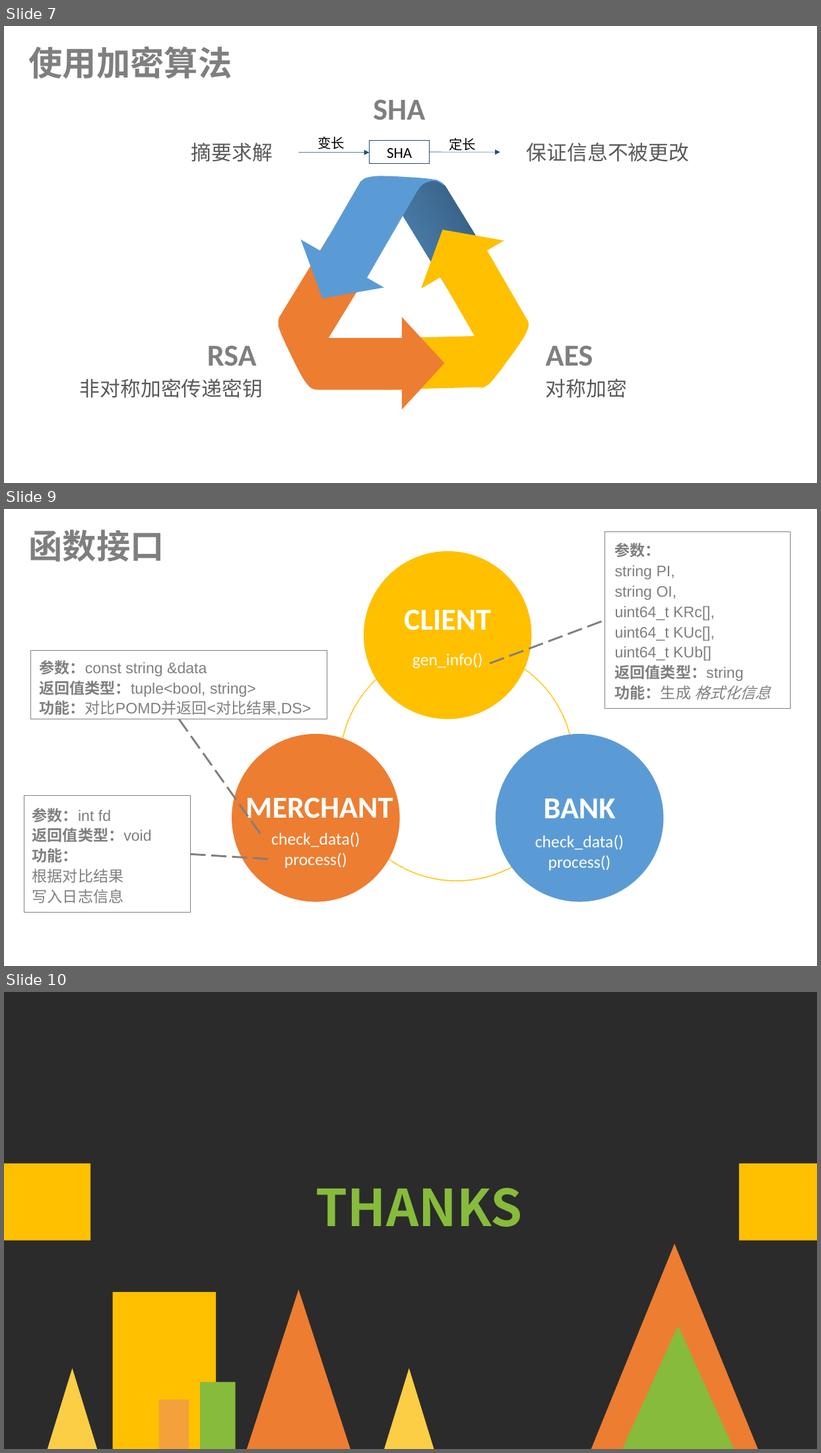
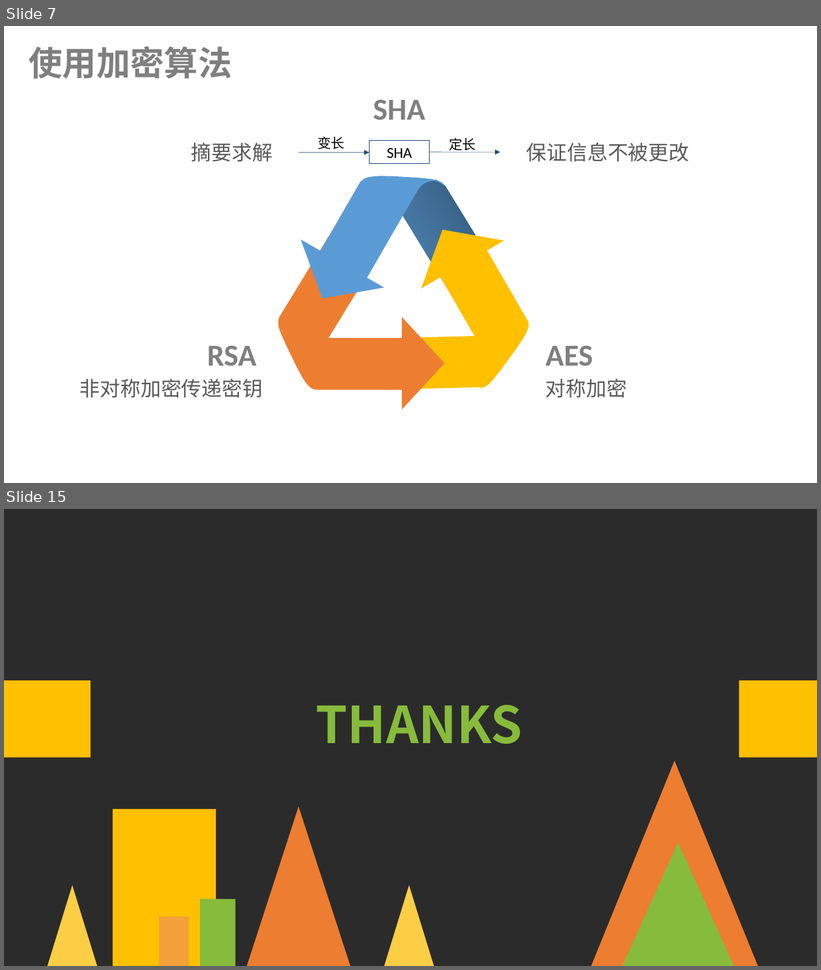
Before and after one commit to Jusot/cnscp, a slide deck: docs/网络安全.ppt. Shown one above the other, each under a label of ours: slides 7, 9 and 10 before the commit, slides 7 and 15 after it; the slides between them are not shown. The pictures are 821x1453 and 821x970 pixels, drawn with LibreOffice and Linux fonts; fonts in the diff are those of the drawing; background and template pictures are left out; a plain dark background stands for a picture behind light text. Boxes give left, top, right and bottom in pixels: in the first picture for what was removed or moved away, otherwise in the second. Text is boxed around its words. In the diff, an @@ line names an element or a change of style, - is before the commit and + after.

```diff
--- a/docs/网络安全.ppt
+++ b/docs/网络安全.ppt
@@ slide 9 removed at box(4, 509, 817, 966), background picture (left out) @@
@@ text removed at box(29, 529, 164, 562) @@
-函数接口
@@ rectangle removed at box(605, 532, 790, 708) @@
@@ text removed at box(615, 543, 770, 700) @@
-参数：
-string PI,
-string OI,
-uint64_t KRc[],
-uint64_t KUc[],
-uint64_t KUb[]
-返回值类型：string
-功能：生成 格式化信息
@@ line removed from (490, 663) to (605, 621) @@
@@ rectangle removed at box(31, 650, 327, 720) @@
@@ text removed at box(39, 660, 311, 716) @@
-参数：const string &data
-返回值类型：tuple<bool, string>
-功能：对比POMD并返回<对比结果,DS>
@@ line removed from (179, 720) to (263, 839) @@
@@ rectangle removed at box(24, 795, 191, 912) @@
@@ group removed at box(232, 551, 663, 902): 6 texts, 4 ellipses @@
-gen_info()
-CLIENT
-check_data()
-process()
-BANK
-check_data()
-process()
-MERCHANT
@@ text removed at box(32, 808, 152, 904) @@
-参数：int fd
-返回值类型：void
-功能：
-根据对比结果
-写入日志信息
@@ line removed from (191, 854) to (274, 859) @@
@@ what was slide 10 is now slide 15 @@
```
Also in this commit, not shown: 3 slides changed, 6 slides added, 2 other files.
